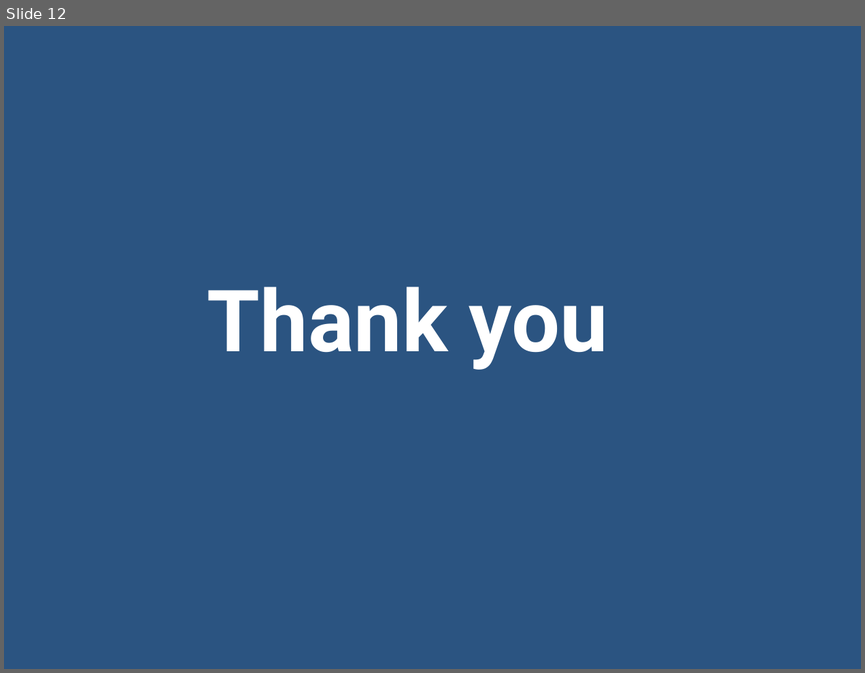
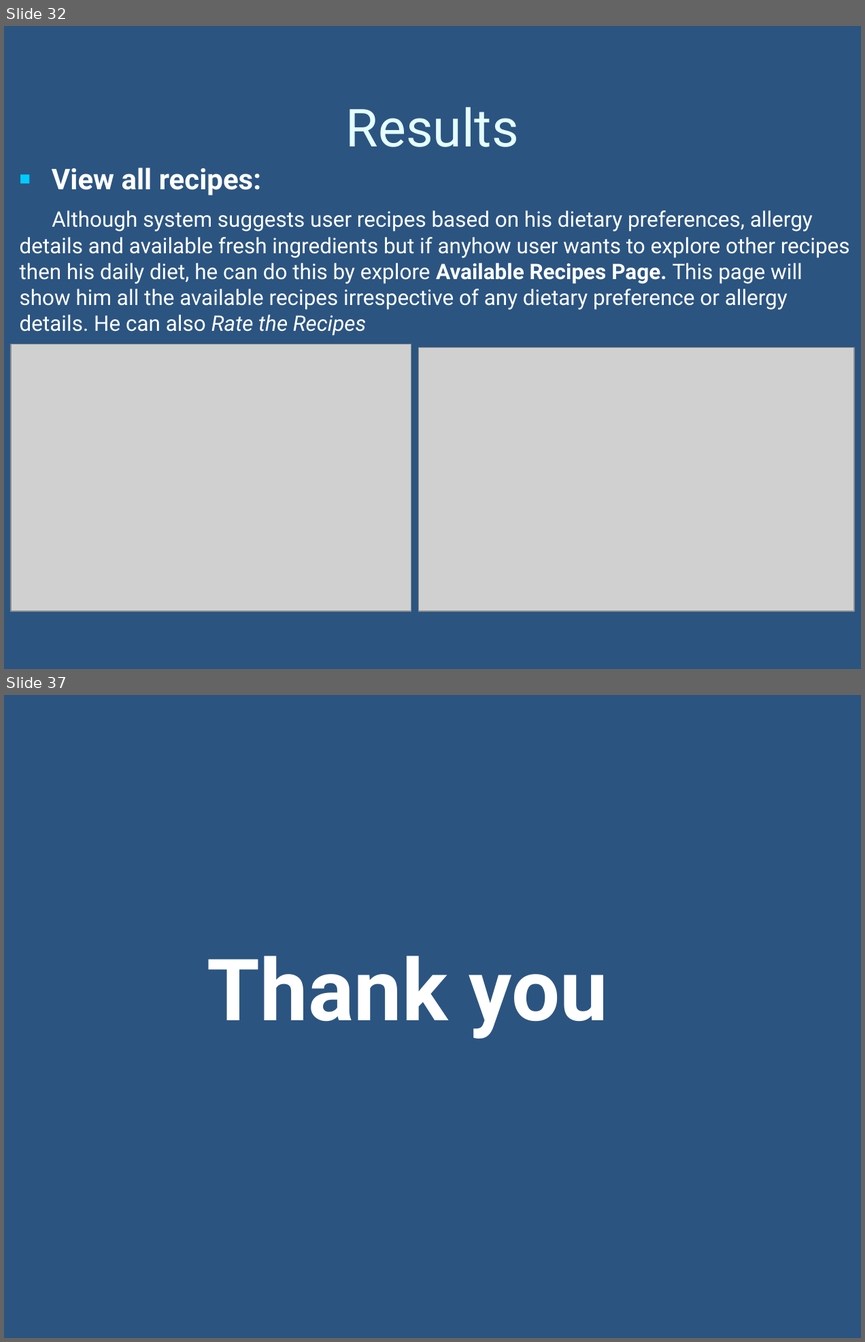
Before and after one commit to bc220403459/food_waste_management_system, a slide deck: documentation/2_FinalPresentation.pptx. Shown one above the other, each under a label of ours: slide 12 before the commit, slides 32 and 37 after it; the slides between them are not shown. The pictures are 865x673 and 865x1342 pixels, drawn with LibreOffice and Linux fonts; fonts in the diff are those of the drawing; grey boxes stand for pictures; background and template pictures are left out. Boxes give left, top, right and bottom in pixels: in the first picture for what was removed or moved away, otherwise in the second. Text is boxed around its words. In the diff, an @@ line names an element or a change of style, - is before the commit and + after.

```diff
--- a/documentation/2_FinalPresentation.pptx
+++ b/documentation/2_FinalPresentation.pptx
@@ slide 32 added at <box>4,26,861,669</box>, background picture (left out) @@
@@ title added at <box>346,107,519,147</box>, 44 pt, text #E5FFFF @@
+Results
@@ text added at <box>20,167,850,335</box>, 18 pt, text #FFFFFF @@
+■ View all recipes:
+Although system suggests user recipes based on his dietary preferences, allergy details and available fresh ingredients but if anyhow user wants to explore other recipes then his daily diet, he can do this by explore Available Recipes Page. This page will show him all the available recipes irrespective of any dietary preference or allergy details. He can also Rate the Recipes
@@ picture added at <box>11,344,411,611</box> @@
@@ picture added at <box>419,347,854,611</box> @@
@@ what was slide 12 is now slide 37 @@
```
Also in this commit, not shown: 8 slides changed, 26 other slides added, 2 slides removed, 5 other files.
